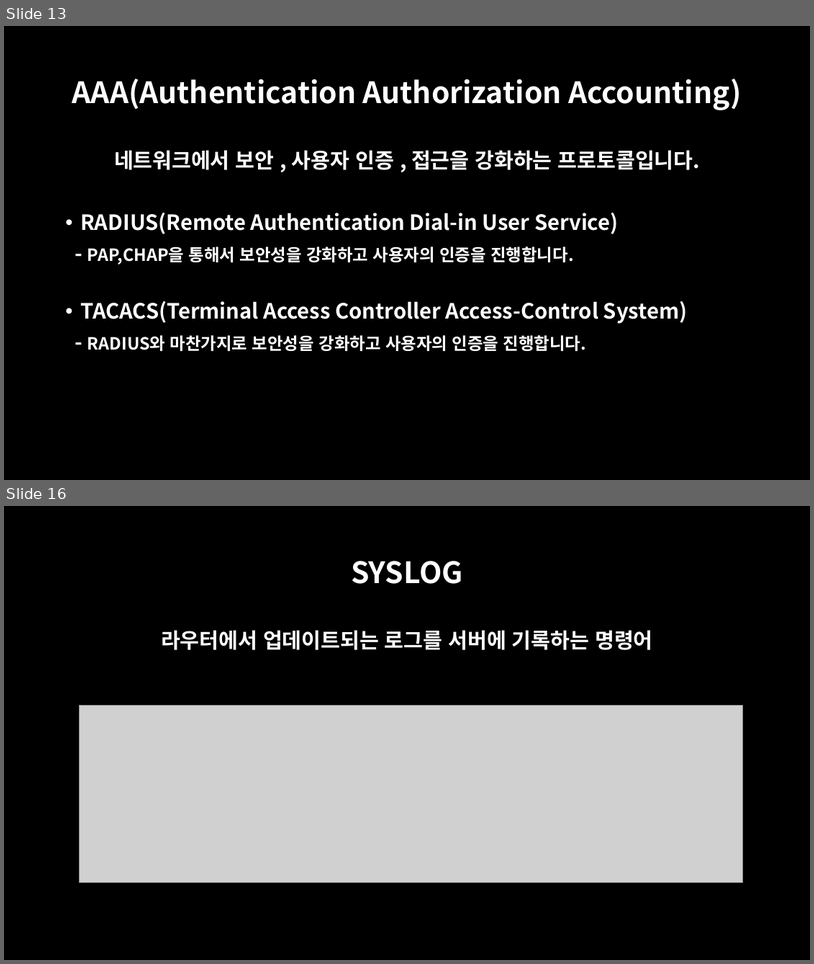
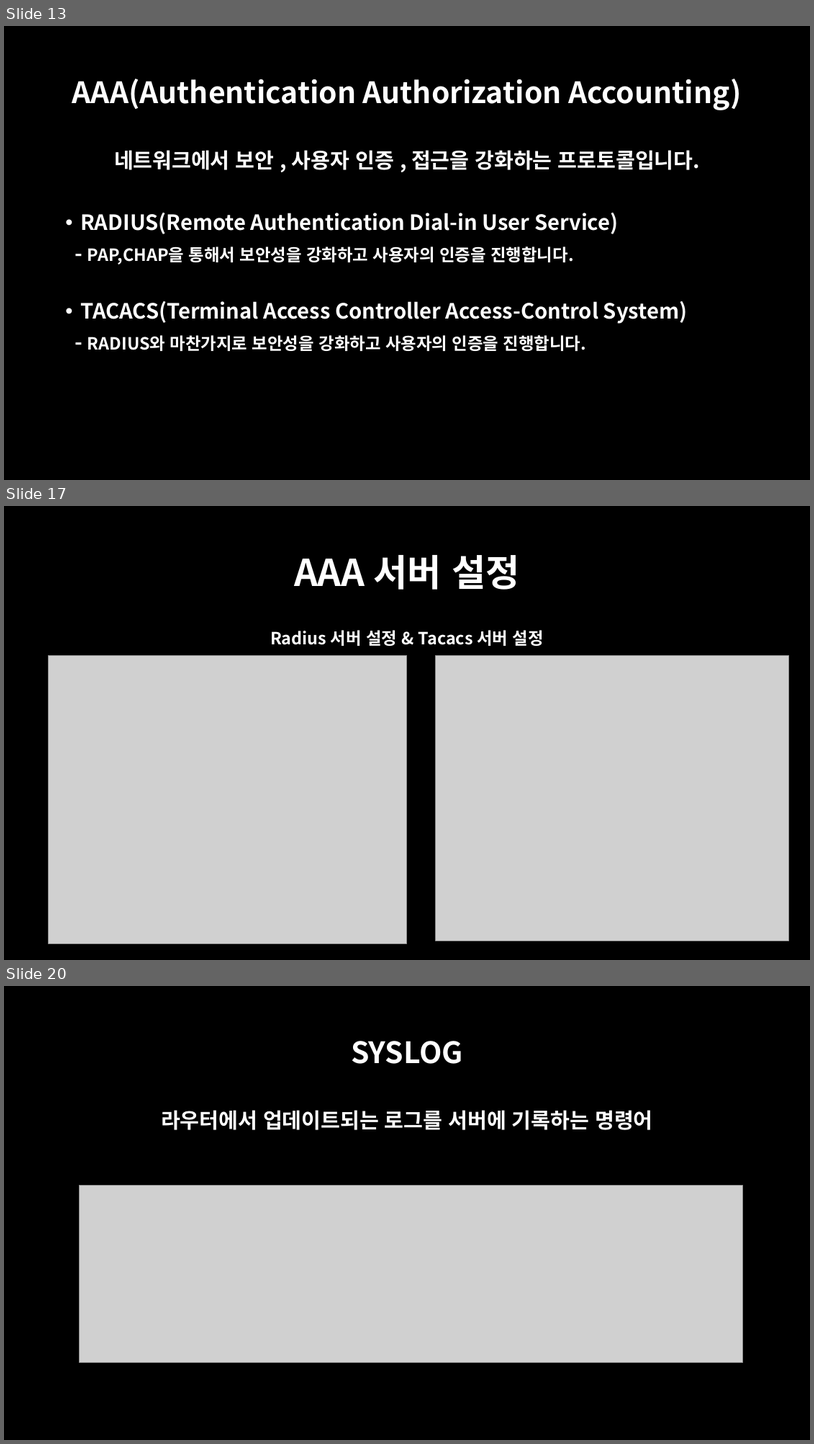
Before and after one commit to oceanwater1234/Network, a slide deck: 7. server/Packet Tracer - Server.pptx. Shown one above the other, each under a label of ours: slides 13 and 16 before the commit, slides 13, 17 and 20 after it; the slides between them are not shown. The pictures are 814x964 and 814x1444 pixels, drawn with LibreOffice and Linux fonts; fonts in the diff are those of the drawing; grey boxes stand for pictures. Boxes give left, top, right and bottom in pixels: in the first picture for what was removed or moved away, otherwise in the second. Text is boxed around its words. In the diff, an @@ line names an element or a change of style, - is before the commit and + after.

```diff
--- a/7. server/Packet Tracer - Server.pptx
+++ b/7. server/Packet Tracer - Server.pptx
@@ slide 17 added at [4,506,810,960], background #000000 @@
@@ title added at [294,555,520,590], 44 pt, text #FFFFFF, bold @@
+AAA 서버 설정
@@ text added at [270,630,544,646], 20 pt, text #FFFFFF, bold @@
+Radius 서버 설정 & Tacacs 서버 설정
@@ picture added at [48,656,407,943] @@
@@ picture added at [435,656,790,940] @@
@@ what was slide 16 is now slide 20 @@
```
Also in this commit, not shown: 5 other slides added, 2 slides removed, 20 other files.
